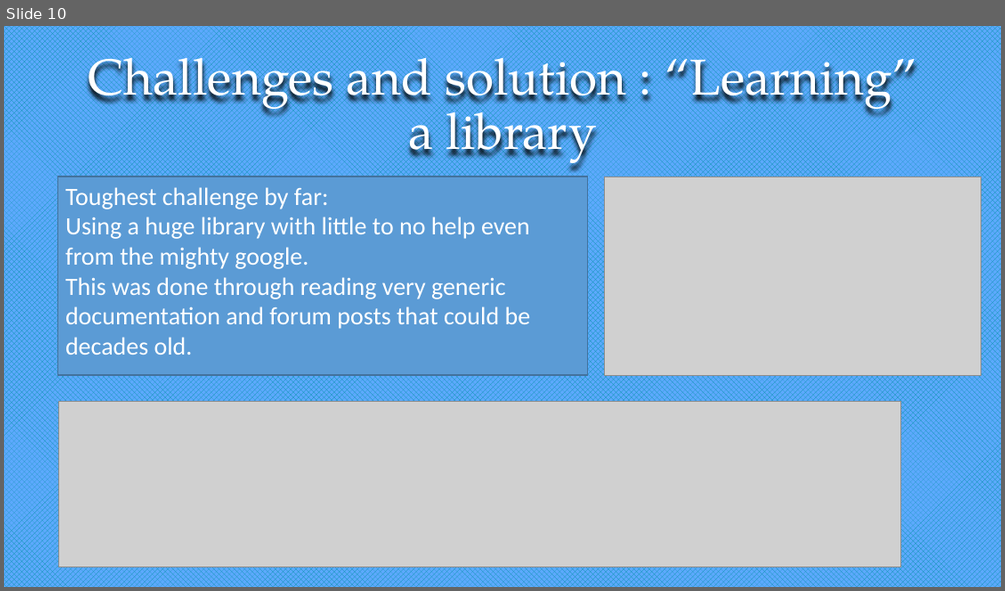
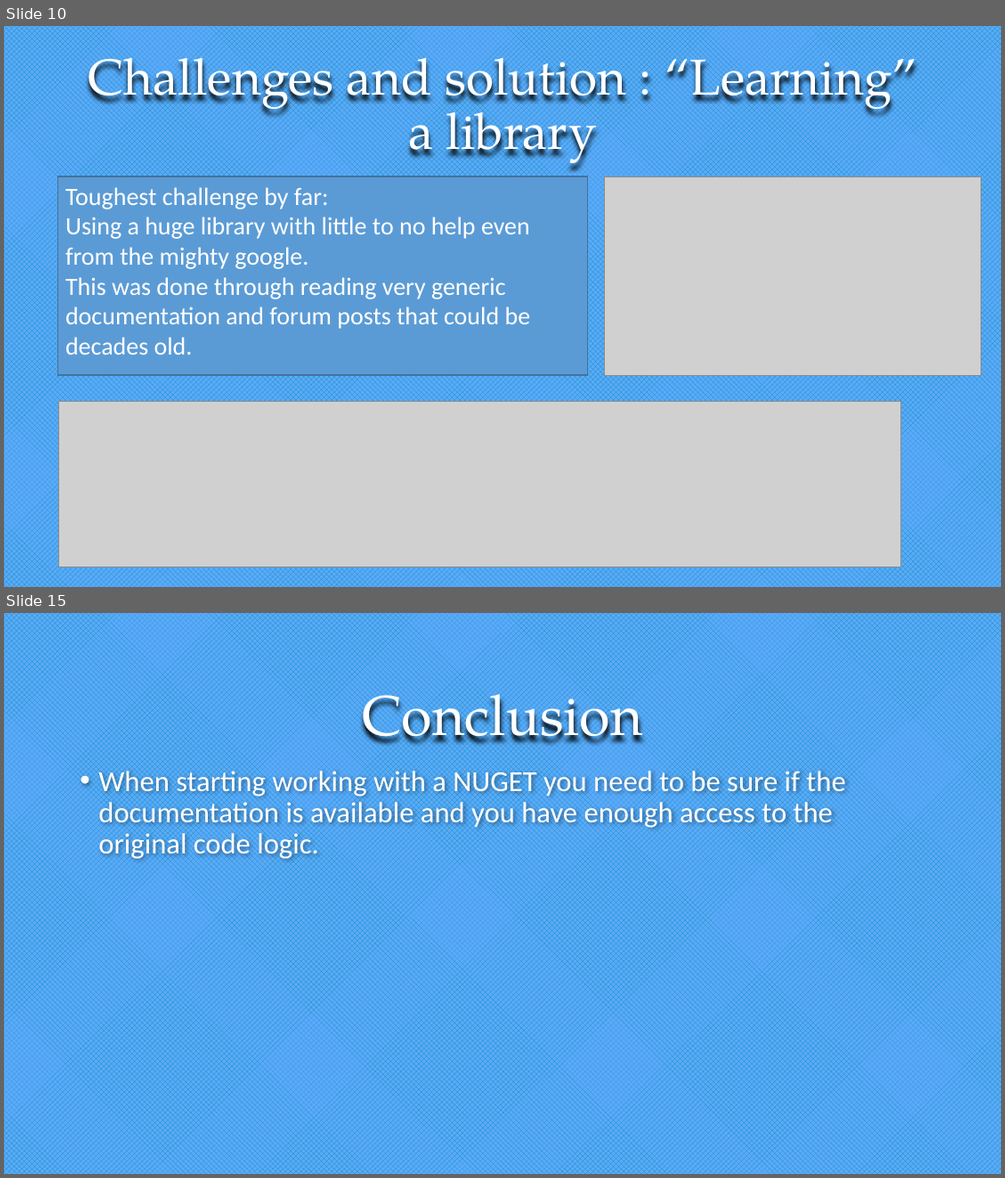
Before and after one commit to loritta/dotnetProject2018, a slide deck: Presentation.pptx. Shown one above the other, each under a label of ours: slide 10 before the commit, slides 10 and 15 after it; the slides between them are not shown. The pictures are 1005x591 and 1005x1178 pixels, drawn with LibreOffice and Linux fonts; fonts in the diff are those of the drawing; grey boxes stand for pictures. Boxes give left, top, right and bottom in pixels: in the first picture for what was removed or moved away, otherwise in the second. Text is boxed around its words. In the diff, an @@ line names an element or a change of style, - is before the commit and + after.

```diff
--- a/Presentation.pptx
+++ b/Presentation.pptx
@@ slide 15 added at [4,613,1001,1174], background pattern #0292A6 on #5DA9FD @@
@@ title added at [362,676,643,755], 54 pt, text #FFFFFF @@
+Conclusion
@@ text added at [98,769,845,861], 28 pt, text #FFFFFF @@
+• When starting working with a NUGET you need to be sure if the documentation is available and you have enough access to the original code logic.
```
Also in this commit, not shown: 6 slides changed, 2 slides removed, 2 other files.
